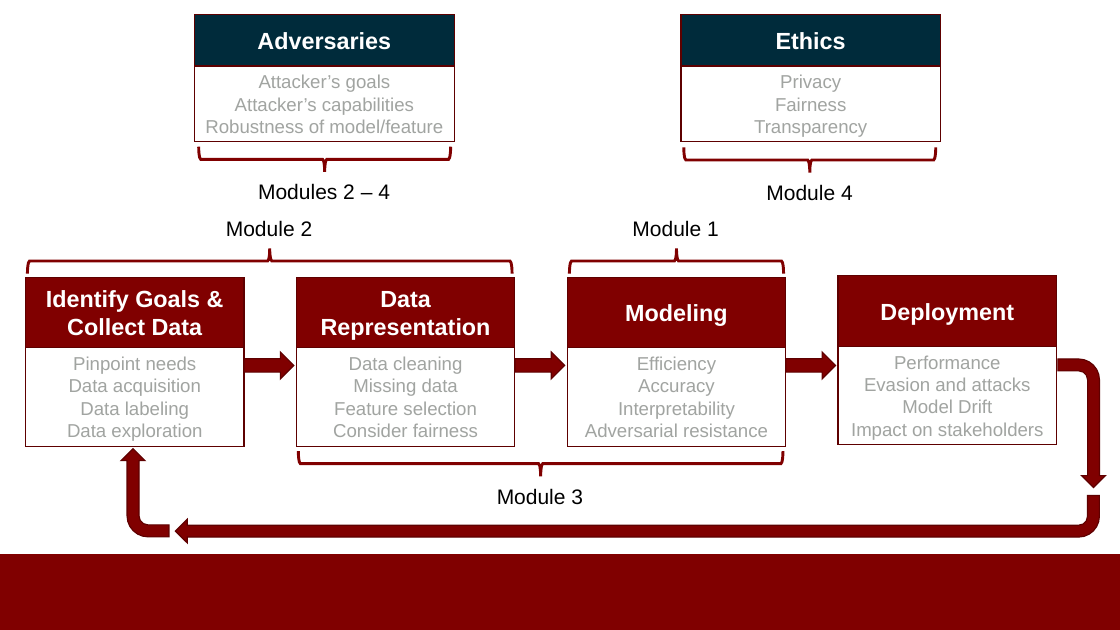
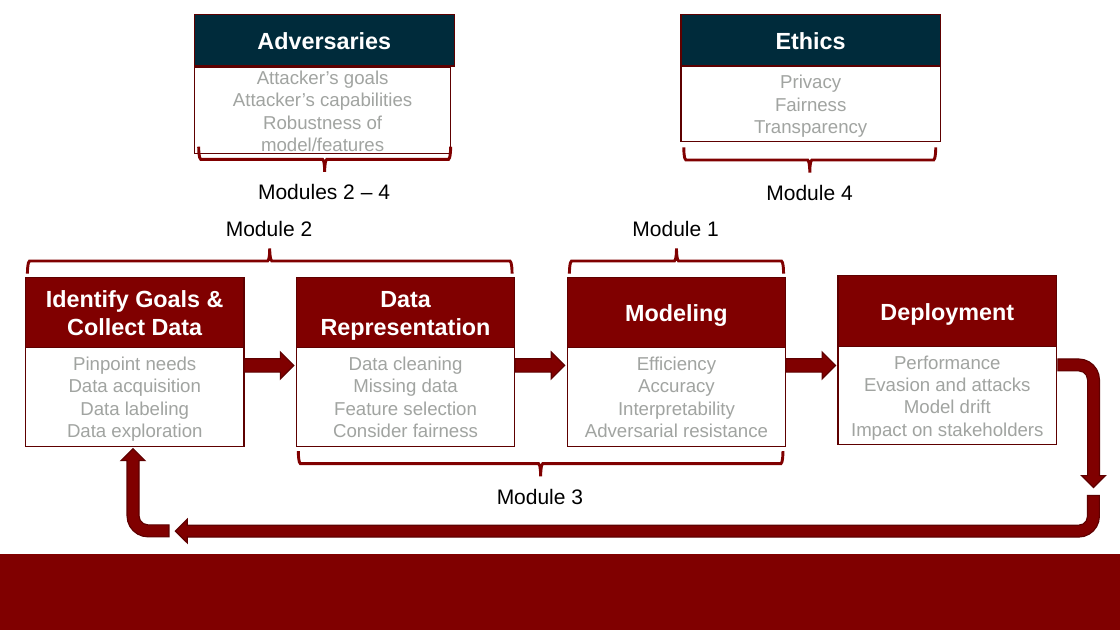
Before and after one commit to noise-lab/ML-Cybersecurity, a slide deck: slide 1 of overview2.pptx. Drawn at 1120x630 pixels with LibreOffice and Linux fonts; fonts in the diff are those of the drawing; background and template pictures are left out. Boxes give left, top, right and bottom in pixels: in the first picture for what was removed or moved away, otherwise in the second. Text is boxed around its words. In the diff, an @@ line names an element or a change of style, - is before the commit and + after.

Commit message:
typo

```diff
--- a/overview2.pptx
+++ b/overview2.pptx
@@ rectangle "Attacker’s goals": place and size @@
-rectangle "Attacker’s goals" at bbox=[195, 66, 455, 141]
+rectangle "Attacker’s goals" at bbox=[195, 67, 451, 154]
@@ text in rectangle at bbox=[261, 115, 384, 154]: text changed @@
-Robustness of model/feature
+Robustness of model/features
@@ text in rectangle at bbox=[904, 399, 991, 413]: text changed @@
-Model Drift
+Model drift
```
